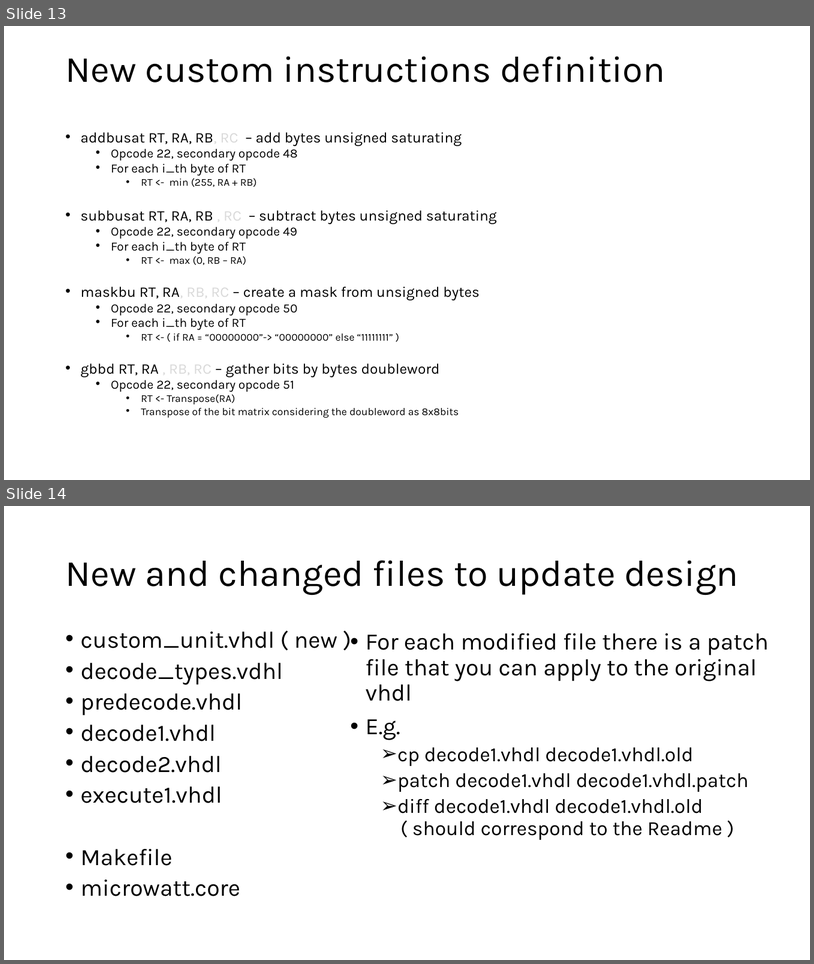
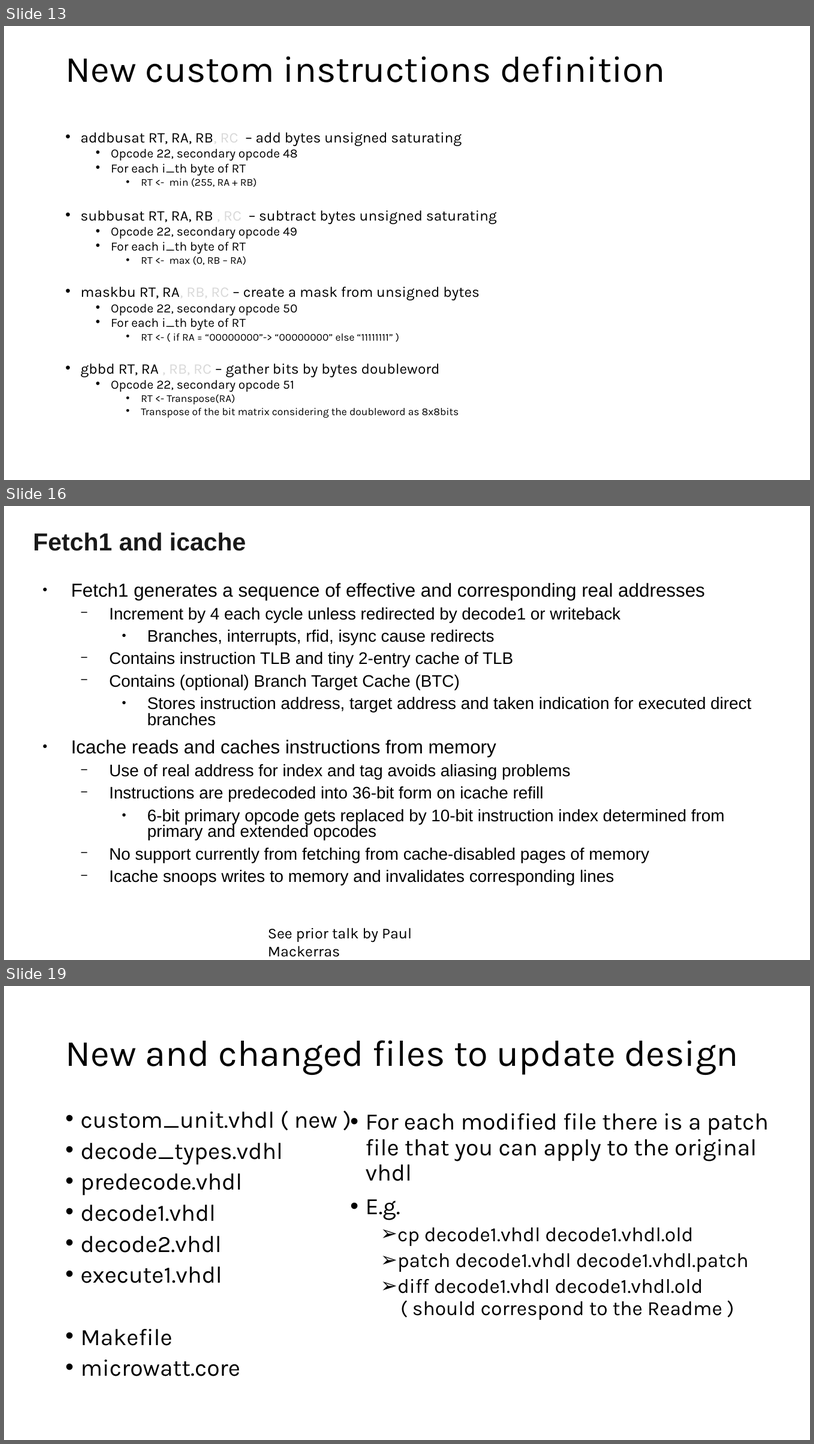
Before and after one commit to hofstee-hp/MicroWatt_on_Arty_A7-100T, a slide deck: Custom_Ops_Example/Custom_instr.pptx. Shown one above the other, each under a label of ours: slides 13 and 14 before the commit, slides 13, 16 and 19 after it; the slides between them are not shown. The pictures are 814x964 and 814x1444 pixels, drawn with LibreOffice and Linux fonts; fonts in the diff are those of the drawing. Boxes give left, top, right and bottom in pixels: in the first picture for what was removed or moved away, otherwise in the second. Text is boxed around its words. In the diff, an @@ line names an element or a change of style, - is before the commit and + after.

```diff
--- a/Custom_Ops_Example/Custom_instr.pptx
+++ b/Custom_Ops_Example/Custom_instr.pptx
@@ slide 16 added at bbox=[4, 506, 810, 960], background #FFFFFF @@
@@ title added at bbox=[33, 532, 246, 551], 29.3 pt, text #191919, bold @@
+Fetch1 and icache
@@ text added at bbox=[71, 583, 752, 885], 19.9 pt, text #000000 @@
+● Fetch1 generates a sequence of effective and corresponding real addresses
+  − Increment by 4 each cycle unless redirected by decode1 or writeback
+    ● Branches, interrupts, rfid, isync cause redirects
+  − Contains instruction TLB and tiny 2-entry cache of TLB
+  − Contains (optional) Branch Target Cache (BTC)
+    ● Stores instruction address, target address and taken indication for executed direct branches
+● Icache reads and caches instructions from memory
+  − Use of real address for index and tag avoids aliasing problems
+  − Instructions are predecoded into 36-bit form on icache refill
+    ● 6-bit primary opcode gets replaced by 10-bit instruction index determined from primary and extended opcodes
+  − No support currently from fetching from cache-disabled pages of memory
+  − Icache snoops writes to memory and invalidates corresponding lines
@@ text added at bbox=[268, 927, 412, 957], 18 pt, text #000000 @@
+See prior talk by Paul Mackerras
@@ what was slide 14 is now slide 19 @@
```
Also in this commit, not shown: 4 other slides added.
